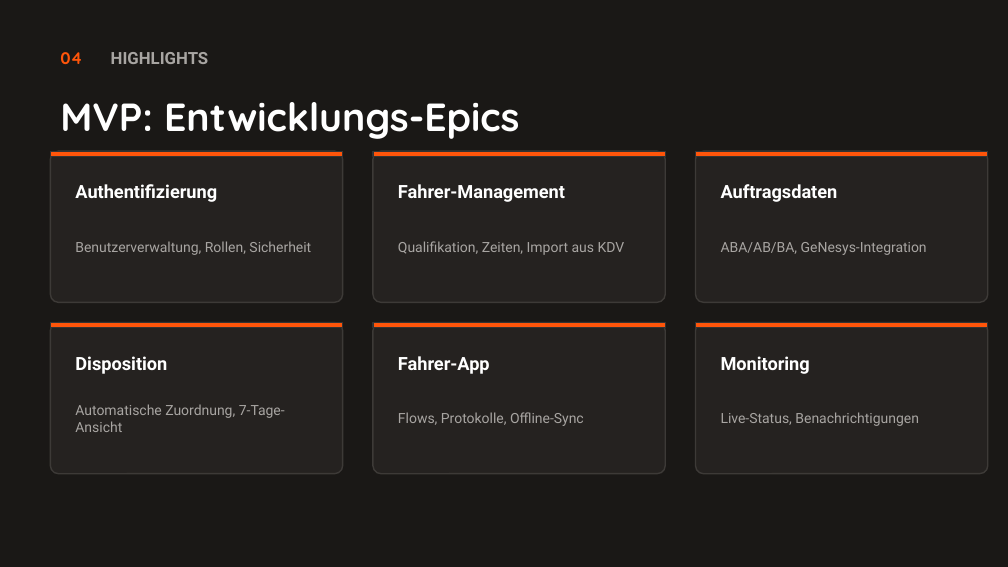
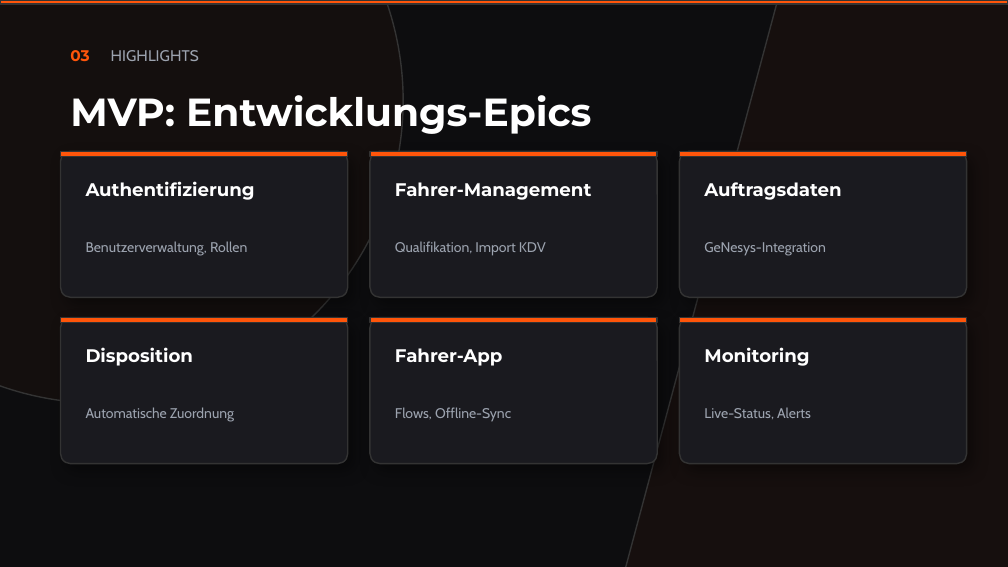
Before and after one commit to 0verhead/fahrerplanung-presentation, a slide deck: slide 10 of output/fahrersoftware-magnum-opus.pptx. Drawn at 1008x567 pixels with LibreOffice and Linux fonts; fonts in the diff are those of the drawing. Boxes give left, top, right and bottom in pixels: in the first picture for what was removed or moved away, otherwise in the second. Text is boxed around its words. In the diff, an @@ line names an element or a change of style, - is before the commit and + after.

```diff
--- a/output/fahrersoftware-magnum-opus.pptx
+++ b/output/fahrersoftware-magnum-opus.pptx
@@ background #1A1816 to #0D0D0F @@
@@ ellipse added at (0, 0, 403, 403), fill #FF550A at 3% opacity, outline #333333 1 pt @@
@@ rectangle added at (0, 0, 1008, 4), fill #FF550A, outline #333333 1 pt @@
@@ rectangle added at (610, 0, 1008, 567), fill #FF550A at 4% opacity, outline #333333 1 pt @@
@@ text removed at (60, 52, 82, 64) @@
-04
@@ text added at (70, 50, 89, 61), 11 pt, text #FF550A, bold @@
+03
@@ text "HIGHLIGHTS" at (111, 50, 199, 61): size 12 to 11 pt, font Roboto to Cabin, text colour #A8A5A2 to #9CA3AF, bold off @@
@@ text "MVP: Entwicklungs-Epics": place and size @@
-text "MVP: Entwicklungs-Epics" at (60, 102, 519, 139)
+text "MVP: Entwicklungs-Epics" at (70, 95, 591, 134)
@@ text "MVP: Entwicklungs-Epics" at (70, 95, 591, 134): font Quicksand to Montserrat @@
@@ rectangle: place and size @@
-rectangle at (50, 151, 343, 156)
+rectangle at (60, 151, 348, 156)
@@ rounded rectangle: place and size @@
-rounded rectangle at (50, 151, 343, 302)
+rounded rectangle at (60, 151, 348, 297)
@@ text "Authentifizierung": place and size @@
-text "Authentifizierung" at (75, 184, 217, 202)
+text "Authentifizierung" at (86, 181, 255, 200)
@@ rectangle: place and size @@
-rectangle at (373, 151, 665, 156)
+rectangle at (370, 151, 657, 156)
@@ rounded rectangle: place and size @@
-rounded rectangle at (373, 151, 665, 302)
+rounded rectangle at (370, 151, 657, 297)
@@ rectangle: place and size @@
-rectangle at (696, 151, 988, 156)
+rectangle at (679, 151, 967, 156)
@@ rounded rectangle: place and size @@
-rounded rectangle at (696, 151, 988, 302)
+rounded rectangle at (679, 151, 967, 297)
@@ text "Auftragsdaten": place and size @@
-text "Auftragsdaten" at (721, 184, 838, 202)
+text "Auftragsdaten" at (704, 182, 841, 200)
@@ text at (86, 241, 247, 256): text changed; font Roboto to Cabin; text colour #A8A5A2 to #9CA3AF @@
-Benutzerverwaltung, Rollen, Sicherheit
+Benutzerverwaltung, Rollen
@@ text at (395, 241, 546, 256): text changed; font Roboto to Cabin; text colour #A8A5A2 to #9CA3AF @@
-Qualifikation, Zeiten, Import aus KDV
+Qualifikation, Import KDV
@@ text at (704, 242, 825, 256): text changed; font Roboto to Cabin; text colour #A8A5A2 to #9CA3AF @@
-ABA/AB/BA, GeNesys-Integration
+GeNesys-Integration
@@ rectangle: place and size @@
-rectangle at (50, 323, 343, 328)
+rectangle at (60, 318, 348, 323)
@@ rounded rectangle: place and size @@
-rounded rectangle at (50, 323, 343, 474)
+rounded rectangle at (60, 318, 348, 464)
@@ rectangle: place and size @@
-rectangle at (373, 323, 665, 328)
+rectangle at (370, 318, 657, 323)
@@ rounded rectangle: place and size @@
-rounded rectangle at (373, 323, 665, 474)
+rounded rectangle at (370, 318, 657, 464)
@@ rectangle: place and size @@
-rectangle at (696, 323, 988, 328)
+rectangle at (679, 318, 967, 323)
@@ fill #252220 to #1A1A1F; outline #3D3A37 1 pt to #333333 1 pt; shadow on; proportions changed in 6 elements at (370, 151, 657, 297), (60, 151, 348, 297), (370, 318, 657, 464), (60, 318, 348, 464), (679, 151, 967, 297), (679, 318, 967, 464) @@
@@ rounded rectangle: place and size @@
-rounded rectangle at (696, 323, 988, 474)
+rounded rectangle at (679, 318, 967, 464)
@@ text "Disposition": place and size @@
-text "Disposition" at (75, 356, 167, 374)
+text "Disposition" at (86, 347, 193, 366)
@@ font Roboto to Montserrat in 6 elements at (395, 182, 591, 200), (86, 181, 255, 200), (395, 348, 502, 366), (86, 347, 193, 366), (704, 182, 841, 200), (704, 347, 809, 366) @@
@@ text "Monitoring": place and size @@
-text "Monitoring" at (721, 356, 810, 374)
+text "Monitoring" at (704, 347, 809, 366)
@@ text at (86, 407, 234, 422): text changed; font Roboto to Cabin; text colour #A8A5A2 to #9CA3AF @@
-Automatische Zuordnung, 7-Tage-Ansicht
+Automatische Zuordnung
@@ text at (395, 407, 511, 422): text changed; font Roboto to Cabin; text colour #A8A5A2 to #9CA3AF @@
-Flows, Protokolle, Offline-Sync
+Flows, Offline-Sync
@@ text at (704, 407, 811, 419): text changed; font Roboto to Cabin; text colour #A8A5A2 to #9CA3AF @@
-Live-Status, Benachrichtigungen
+Live-Status, Alerts
```
Also in this commit, not shown: 11 other slides changed, 1 other file.
